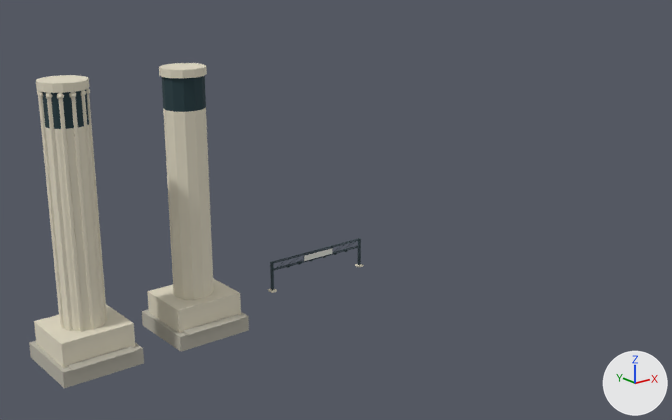
Renders of the glTF model packs/region-sf/assets/models/landmarks/sf-landmarks.glb from each side of a commit.
The view is the same before and after, from a 50 mm camera at (-126.0, -197.0, 98.0) aimed at (41.0, 12.0, 14.0). The axes (+X, +Y, +Z) are drawn at lower right. The lights are the same throughout. The first picture is the older version. Where no turn or scale is listed for an object, it has been applied to the vertices.

In view in the first picture: 'coit_tower_body', 'coit_tower_lod1_body', 'toll_gantry_body' and 1 more.
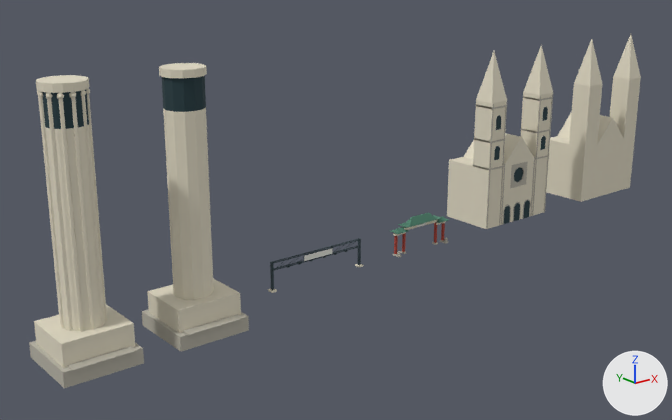
Boxes (x1, y1, x2, y2) around the edits, measured in the pictures (672 x 420 px):
```json
{"object": "sf_twin_spire_lod0_body", "change": "added", "after": [447, 45, 553, 229], "faces in mat_concrete (pale yellow #e0d9c4)": [447, 45, 553, 229], "faces in mat_stone (grey #b5b1a4)": [473, 94, 553, 229], "faces in mat_glass (dark cyan #263d43)": [494, 107, 548, 224]}
{"object": "sf_twin_spire_lod1_body", "change": "added", "after": [546, 34, 641, 202], "on screen": "pale yellow"}
{"object": "sf_dragon_gate_body", "change": "added", "after": [390, 212, 449, 257], "faces in mat_tile_green (green #4f806c)": [390, 212, 449, 234], "faces in mat_car_red (red #a74235)": [394, 222, 445, 254]}
```

Scene script edits in JSON lines:
```json
{"op": "add", "block": "mat_car_red", "code": ["mat_car_red = principled_material('car_red')", "mat_car_red.base_color = (0.386, 0.0545, 0.0356)  # red #a74235", "mat_car_red.roughness = 1.0"]}
{"op": "add", "block": "mat_tile_green", "code": ["mat_tile_green = principled_material('tile_green')", "mat_tile_green.base_color = (0.0782, 0.216, 0.15)  # green #4f806c", "mat_tile_green.roughness = 1.0"]}
{"op": "add", "block": "me_sf_twin_spire_lod1_body", "code": ["me_sf_twin_spire_lod1_body = bpy.data.meshes.new('sf_twin_spire_lod1_body')", "me_sf_twin_spire_lod1_body.from_pydata(...)  # 32 vertices, 56 faces; spans x -15.0..15.0, y 0.0..18.0, z 0.0..58.0", "me_sf_twin_spire_lod1_body.materials.append(mat_concrete)  # pale yellow #e0d9c4"]}
{"op": "add", "block": "me_sf_twin_spire_lod0_body", "code": ["me_sf_twin_spire_lod0_body = bpy.data.meshes.new('sf_twin_spire_lod0_body')", "me_sf_twin_spire_lod0_body.from_pydata(...)  # 324 vertices, 600 faces; spans x -15.0..15.0, y -0.2..18.0, z 0.0..58.0", "# faces by material slot: [92, 312, 196]", "me_sf_twin_spire_lod0_body.materials.append(mat_concrete)  # pale yellow #e0d9c4", "me_sf_twin_spire_lod0_body.materials.append(mat_stone)  # grey #b5b1a4", "me_sf_twin_spire_lod0_body.materials.append(mat_glass)  # dark cyan #263d43"]}
{"op": "add", "block": "me_sf_dragon_gate_body", "code": ["me_sf_dragon_gate_body = bpy.data.meshes.new('sf_dragon_gate_body')", "me_sf_dragon_gate_body.from_pydata(...)  # 212 vertices, 400 faces; spans x -11.0..11.0, y -2.0..1.8, z 0.0..11.0", "# faces by material slot: [136, 36, 48, 180]", "me_sf_dragon_gate_body.materials.append(mat_stone)  # grey #b5b1a4", "me_sf_dragon_gate_body.materials.append(mat_concrete)  # pale yellow #e0d9c4", "me_sf_dragon_gate_body.materials.append(mat_car_red)  # red #a74235", "me_sf_dragon_gate_body.materials.append(mat_tile_green)  # green #4f806c"]}
{"op": "add", "block": "ob_sf_twin_spire_lod1_body", "code": ["ob_sf_twin_spire_lod1_body = bpy.data.objects.new('sf_twin_spire_lod1_body', me_sf_twin_spire_lod1_body)", "ob_sf_twin_spire_lod1_body.location = (160.0, 0.0, 0.0)"]}
{"op": "add", "block": "ob_sf_twin_spire_lod0_body", "code": ["ob_sf_twin_spire_lod0_body = bpy.data.objects.new('sf_twin_spire_lod0_body', me_sf_twin_spire_lod0_body)", "ob_sf_twin_spire_lod0_body.location = (110.0, 0.0, 0.0)"]}
{"op": "add", "block": "ob_sf_dragon_gate_body", "code": ["ob_sf_dragon_gate_body = bpy.data.objects.new('sf_dragon_gate_body', me_sf_dragon_gate_body)", "ob_sf_dragon_gate_body.location = (65.0, 0.0, 0.0)"]}
```
